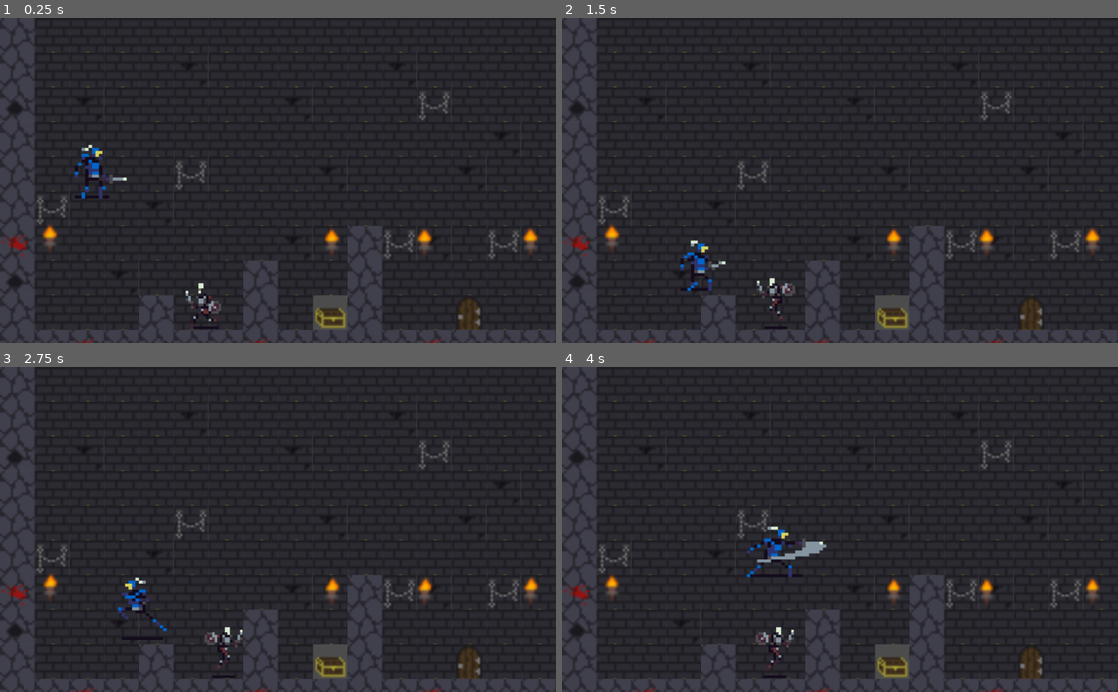
Above: before the commit, frames 1-4 (two rows, left to right).
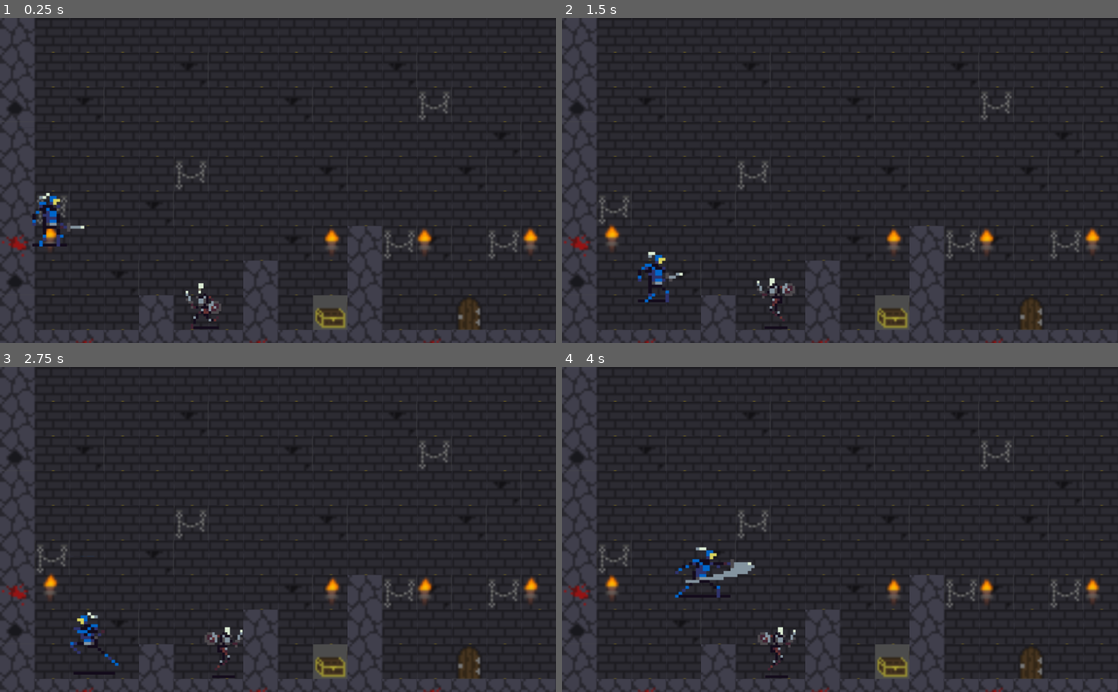
Above: after the commit, the same moments.

Repository: DEDaWil/game_heh
Game: Godot game, scene res://scenes/level.tscn
The game is run twice, just before and just after one commit, with the same random seed, the same clock (stepped at 60 frames per second) and the same inputs.
Inputs (mouse positions are in pixels of both pictures, inside the frame that each line leads up to):
- Up to frame 1 (0.25 s): no input
- Up to frame 2 (1.5 s): move the mouse to (962, 164) at 0.52 s; hold D (player_right) from 0.53 s (still down); click (962, 164) at 0.6 s; tap W (player_up) at 0.77 s; move the mouse to (728, 196) at 1.27 s; click (728, 196) at 1.35 s
- Up to frame 3 (2.75 s): tap W (player_up) at 1.52 s; move the mouse to (333, 458) at 2.02 s; release D (player_right) at 2.03 s; hold A (player_left) from 2.03 s (still down); click (333, 458) at 2.1 s
- Up to frame 4 (4 s): move the mouse to (812, 594) at 2.77 s; release A (player_left) at 2.78 s; hold D (player_right) from 2.78 s (still down); click (812, 594) at 2.85 s; tap W (player_up) at 3.02, 3.77 s; move the mouse to (1006, 578) at 3.52 s; click (1006, 578) at 3.6 s

The runs differ from the first frame. In frame 1, 0.9% of the frame differs, in the area x 5-23%, y 38-71%; in frame 2, 0.8%; in frame 3, 0.7%; in frame 4, 1.5%, in the area x 20-48%, y 48-96%.

Commit message:
fix z index

Diff:
--- a/scenes/level.tscn
+++ b/scenes/level.tscn
@@ -312,41 +312,37 @@
 format = 1
 tile_data = PoolIntArray( 0, 0, 0, 1, 1, 0, 2, 1, 0, 3, 1, 0, 4, 1, 0, 5, 1, 0, 6, 1, 0, 7, 1, 0, 8, 1, 0, 9, 1, 0, 10, …(3859 unchanged characters)…
 
+[node name="torches" type="Node" parent="."]
+
+[node name="torch" parent="torches" instance=ExtResource( 4 )]
+position = Vector2( -875.253, -258.679 )
+scale = Vector2( 4, 4 )
+
+[node name="torch2" parent="torches" instance=ExtResource( 4 )]
+position = Vector2( -1070.65, -257.513 )
+scale = Vector2( 4, 4 )
+
+[node name="torch3" parent="torches" instance=ExtResource( 4 )]
+position = Vector2( -1240.93, -257.513 )
+scale = Vector2( 4, 4 )
+
+[node name="torch4" parent="torches" instance=ExtResource( 4 )]
+position = Vector2( -1759.96, -264.511 )
+scale = Vector2( 4, 4 )
+
+[node name="torch5" parent="torches" instance=ExtResource( 4 )]
+position = Vector2( -650.577, -262.362 )
+scale = Vector2( 4, 4 )
+
+[node name="torch6" parent="torches" instance=ExtResource( 4 )]
+position = Vector2( -420.99, -259.907 )
+scale = Vector2( 4, 4 )
+
 [node name="Player" parent="." instance=ExtResource( 2 )]
-position = Vector2( 42.0465, 45.5794 )
+position = Vector2( 11.7422, 76.9772 )
+z_index = 1
 run_speed = 400
 
 [node name="skeleton" parent="." instance=ExtResource( 3 )]
 position = Vector2( 93.7682, 61.6832 )
-
-[node name="torches" type="Node" parent="."]
-
-[node name="torch" parent="torches" instance=ExtResource( 4 )]
-position = Vector2( -875.253, -258.679 )
-scale = Vector2( 4, 4 )
 z_index = 1
-
-[node name="torch2" parent="torches" instance=ExtResource( 4 )]
-position = Vector2( -1070.65, -257.513 )
-scale = Vector2( 4, 4 )
-z_index = 1
-
-[node name="torch3" parent="torches" instance=ExtResource( 4 )]
-position = Vector2( -1240.93, -257.513 )
-scale = Vector2( 4, 4 )
-z_index = 1
-
-[node name="torch4" parent="torches" instance=ExtResource( 4 )]
-position = Vector2( -1759.96, -264.511 )
-scale = Vector2( 4, 4 )
-z_index = 1
-
-[node name="torch5" parent="torches" instance=ExtResource( 4 )]
-position = Vector2( -650.577, -262.362 )
-scale = Vector2( 4, 4 )
-z_index = 1
-
-[node name="torch6" parent="torches" instance=ExtResource( 4 )]
-position = Vector2( -420.99, -259.907 )
-scale = Vector2( 4, 4 )
-z_index = 1
